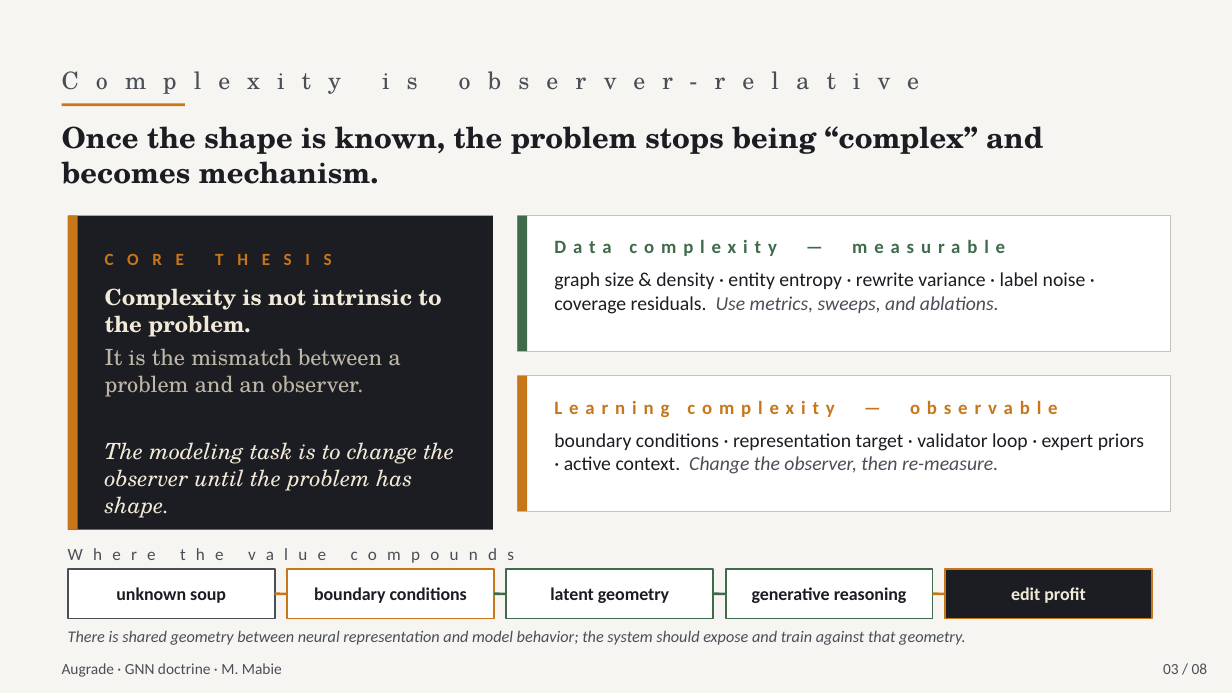
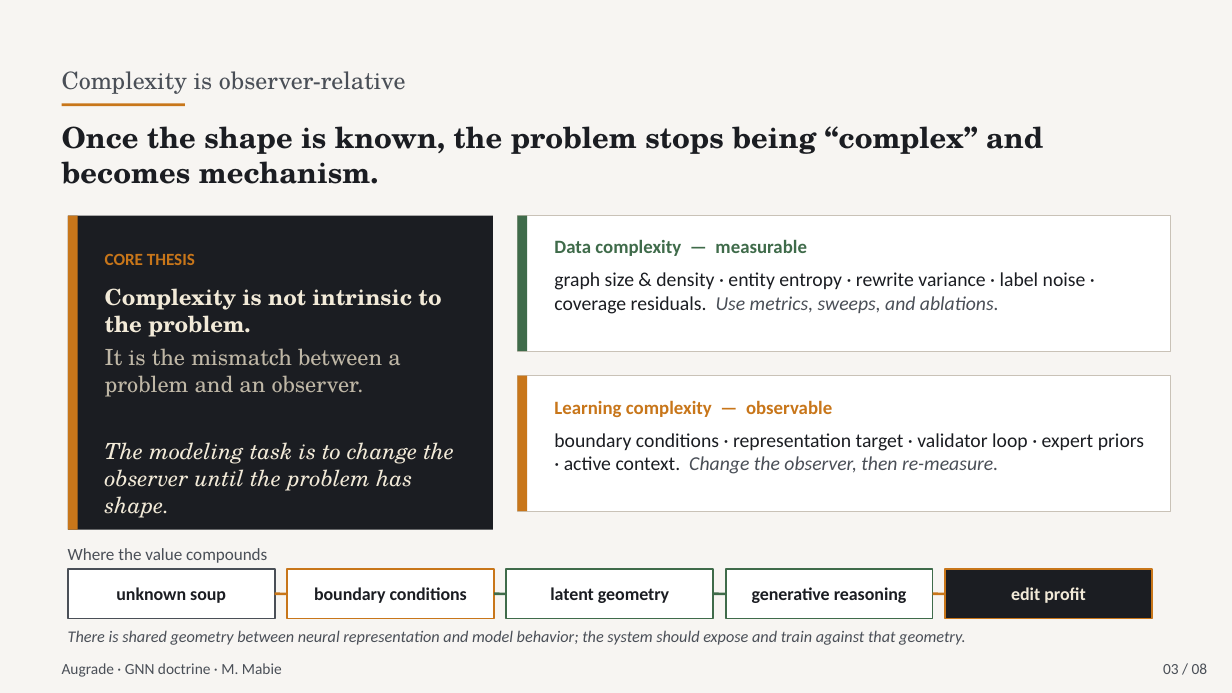
Before and after one commit to mlmabie/DXF_Primitive_to_Polygon, a slide deck: slide 3 of gnn_plan/artifacts/Augrade GNN Strategy v2 - Doctrine.pptx. Drawn at 1232x693 pixels with LibreOffice and Linux fonts; fonts in the diff are those of the drawing. Boxes give left, top, right and bottom in pixels: in the first picture for what was removed or moved away, otherwise in the second. Text is boxed around its words. In the diff, an @@ line names an element or a change of style, - is before the commit and + after.

```diff
--- a/gnn_plan/artifacts/Augrade GNN Strategy v2 - Doctrine.pptx
+++ b/gnn_plan/artifacts/Augrade GNN Strategy v2 - Doctrine.pptx
@@ text "Complexity is observer-relative" at <box>62,71,406,94</box>: letter spacing 10 to 0 pt @@
@@ text "Data complexity — measurable" at <box>554,240,807,256</box>: letter spacing 4 to 0 pt @@
@@ text "CORE THESIS" at <box>105,254,195,265</box>: letter spacing 8 to 0 pt @@
@@ text "Learning complexity — observable" at <box>554,400,832,417</box>: letter spacing 4 to 0 pt @@
@@ text "Where the value compounds" at <box>68,548,267,563</box>: letter spacing 6 to 0 pt @@
```
Also in this commit, not shown: 7 other slides changed, 3 other files.
